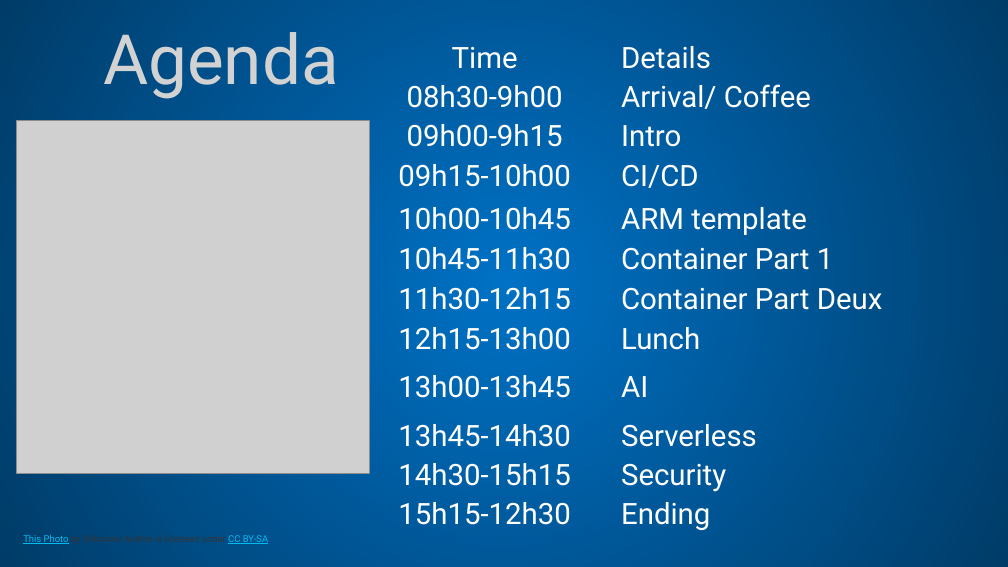
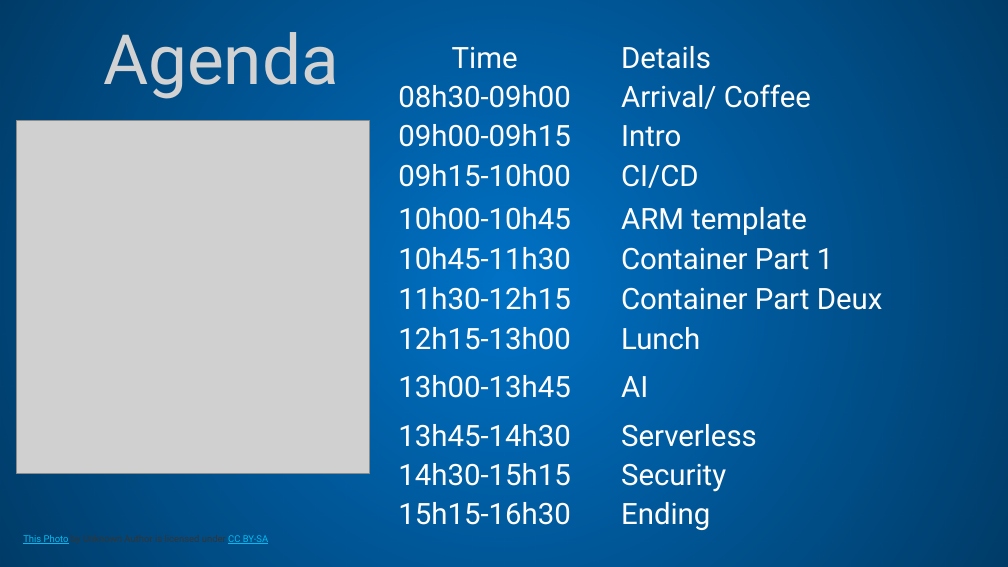
Before and after one commit to MSDEVMTL/GlobalAzureBootcamp-2019, a slide deck: slide 2 of Locations/Montreal/Welcome.pptx. Drawn at 1008x567 pixels with LibreOffice and Linux fonts; fonts in the diff are those of the drawing; grey boxes stand for pictures; background and template pictures are left out. Boxes give left, top, right and bottom in pixels: in the first picture for what was removed or moved away, otherwise in the second. Text is boxed around its words. In the diff, an @@ line names an element or a change of style, - is before the commit and + after.

```diff
--- a/Locations/Montreal/Welcome.pptx
+++ b/Locations/Montreal/Welcome.pptx
@@ table at <box>352,39,965,539</box> @@
-row 2, column 1: 08h30-9h00
+row 2, column 1: 08h30-09h00
-row 3, column 1: 09h00-9h15
+row 3, column 1: 09h00-09h15
-row 12, column 1: 15h15-12h30
+row 12, column 1: 15h15-16h30
```
Also in this commit, not shown: 11 other files.
